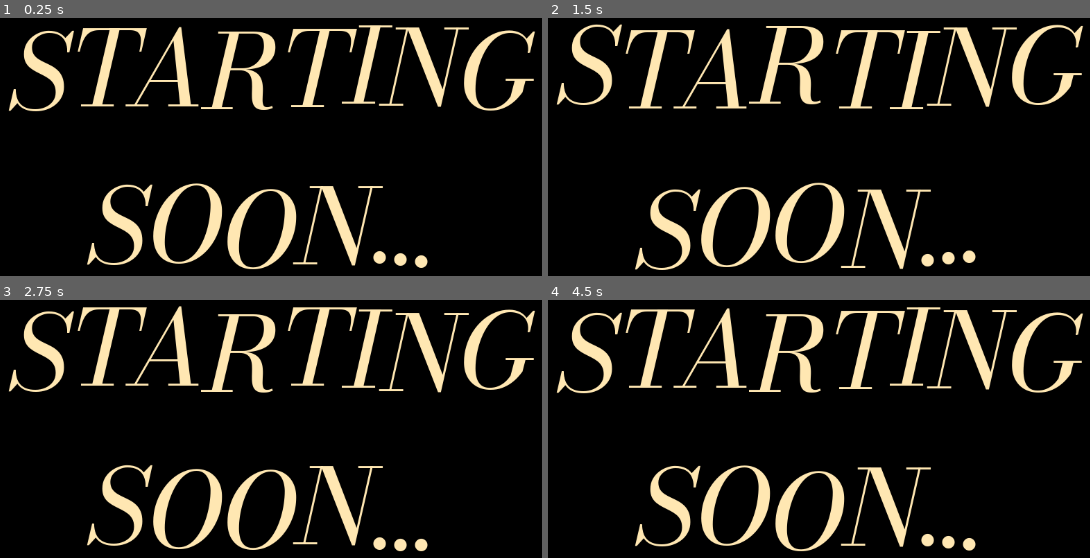
Above: before the commit, frames 1-4 (two rows, left to right).
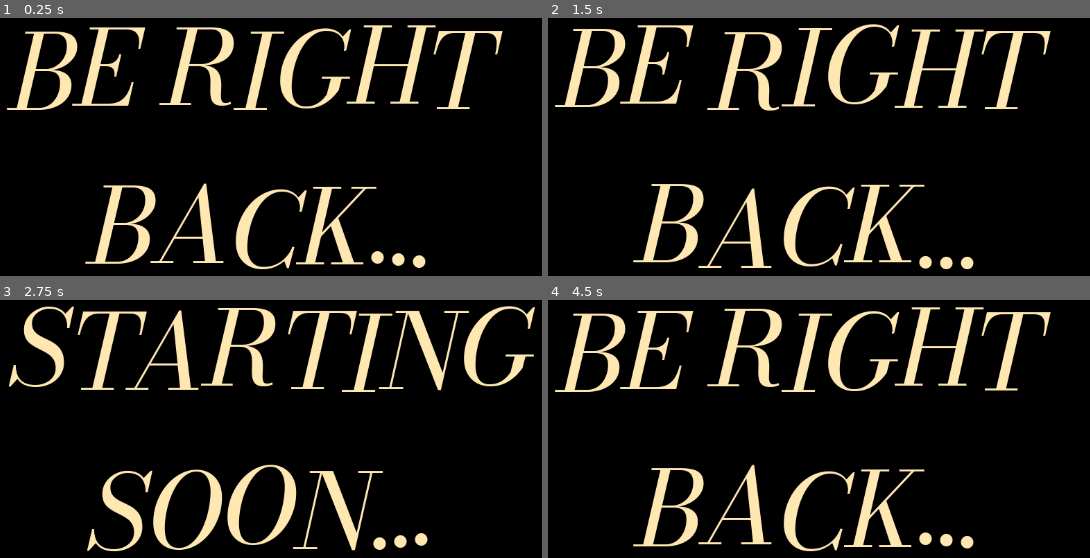
Above: after the commit, the same moments.

Repository: UnseenFaith/starting-soon
Game: Godot game, scene res://Stuff.tscn
The game is run twice, just before and just after one commit, with the same random seed, the same clock (stepped at 60 frames per second) and the same inputs.
Inputs:
- Up to frame 1 (0.25 s): no input
- Up to frame 2 (1.5 s): tap Tab (switch, bound only after the commit) at 0.6, 1.35 s
- Up to frame 3 (2.75 s): tap Tab (switch, bound only after the commit) at 2.1 s
- Up to frame 4 (4.5 s): tap Tab (switch, bound only after the commit) at 2.85, 3.6, 4.35 s

The runs differ from the first frame. In frame 1, 19% of the frame differs, in the area x 1-99%, y 2-98%; in frame 2, 19%; in frame 3, 9.5%; in frame 4, 19%.

Commit message:
Add Be Right Back

Diff:
--- /dev/null
+++ b/Input.gd
@@ -0,0 +1,7 @@
+extends Control
+
+# Called every frame. 'delta' is the elapsed time since the previous frame.
+func _process(delta: float) -> void:
+		if Input.is_action_just_pressed("switch"):
+			$StartingSoon.visible = !$StartingSoon.visible
+			$BeRightBack.visible = !$BeRightBack.visible
--- a/Stuff.tscn
+++ b/Stuff.tscn
@@ -1,5 +1,6 @@
-[gd_scene load_steps=2 format=3 uid="uid://j208io0htsu1"]
+[gd_scene load_steps=3 format=3 uid="uid://j208io0htsu1"]
 
+[ext_resource type="Script" path="res://Input.gd" id="1_wyvax"]
 [ext_resource type="FontFile" uid="uid://427y8l14jw8j" path="res://BodoniModaSC-Italic-VariableFont_opsz,wght.ttf" id="1_y0aqd"]
 
 [node name="Panel" type="Control"]
@@ -9,8 +10,10 @@
 anchor_bottom = 1.0
 grow_horizontal = 2
 grow_vertical = 2
+script = ExtResource("1_wyvax")
 
-[node name="RichTextLabel" type="RichTextLabel" parent="."]
+[node name="StartingSoon" type="RichTextLabel" parent="."]
+visible = false
 layout_mode = 1
 anchors_preset = 15
 anchor_right = 1.0
@@ -30,3 +33,24 @@
 scroll_active = false
 autowrap_mode = 0
 shortcut_keys_enabled = false
+
+[node name="BeRightBack" type="RichTextLabel" parent="."]
+layout_mode = 1
+anchors_preset = 15
+anchor_right = 1.0
+anchor_bottom = 1.0
+grow_horizontal = 2
+grow_vertical = 2
+theme_override_colors/default_color = Color(1, 0.905882, 0.698039, 1)
+theme_override_colors/font_shadow_color = Color(0, 0, 0, 1)
+theme_override_constants/shadow_outline_size = 10
+theme_override_fonts/normal_font = ExtResource("1_y0aqd")
+theme_override_font_sizes/normal_font_size = 150
+theme_override_font_sizes/bold_font_size = 150
+bbcode_enabled = true
+text = "[wave amp=50.0 freq=3.0 connected=1] BE RIGHT[/wave]
+[wave amp=50.0 freq=3.0 connected=1]    BACK...[/wave]
+"
+scroll_active = false
+autowrap_mode = 0
+shortcut_keys_enabled = false
--- a/project.godot
+++ b/project.godot
@@ -23,6 +23,14 @@
 window/size/transparent=true
 window/per_pixel_transparency/allowed=true
 
+[input]
+
+switch={
+"deadzone": 0.5,
+"events": [Object(InputEventKey,"resource_local_to_scene":false,"resource_name":"","device":-1,"window_id":0,"alt_pressed":false,"shift_pressed":false,"ctrl_pressed":false,"meta_pressed":false,"pressed":false,"keycode":0,"physical_keycode":4194306,"key_label":0,"unicode":0,"location":0,"echo":false,"script":null)
+]
+}
+
 [rendering]
 
 renderer/rendering_method="gl_compatibility"
Not shown, changed: export_presets.cfg
